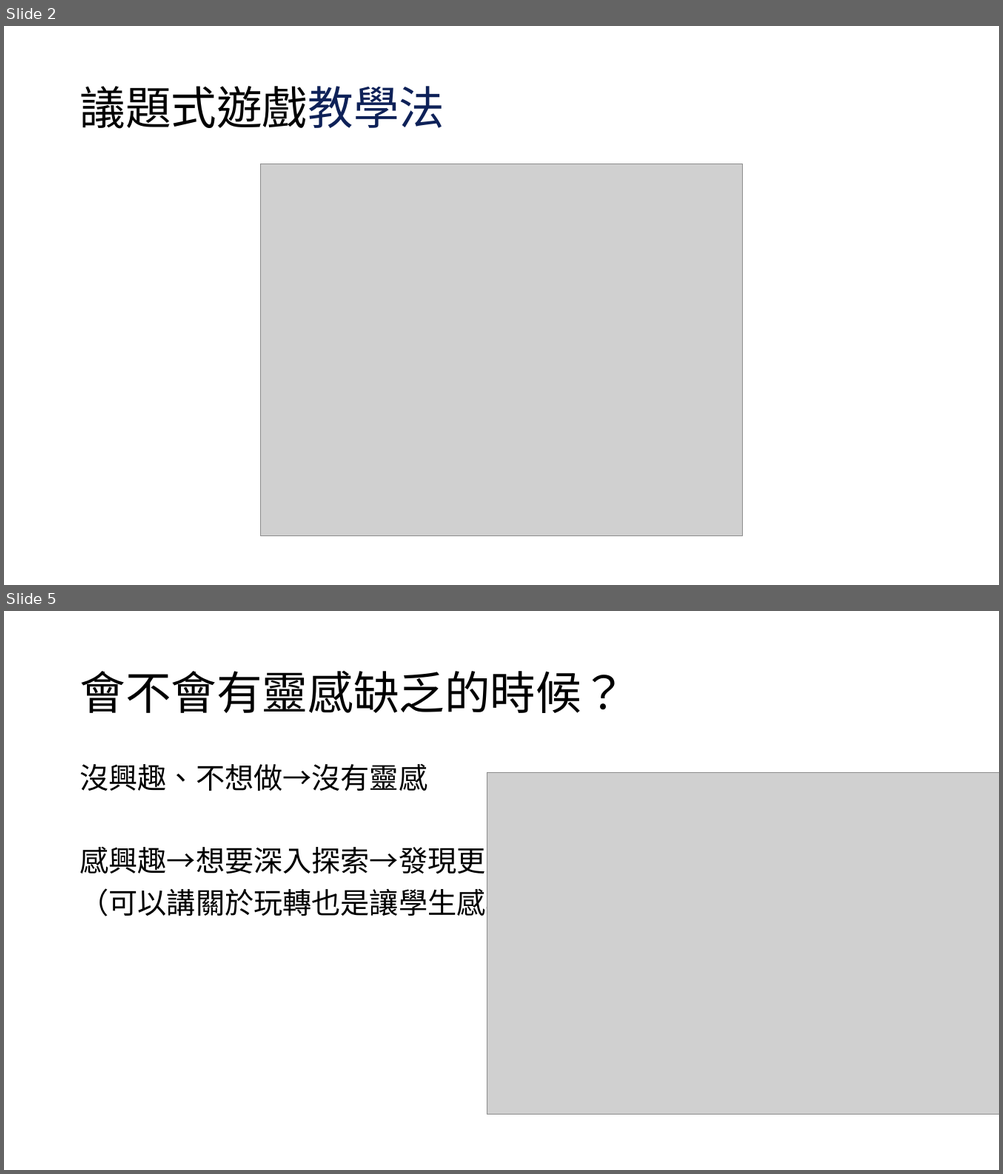
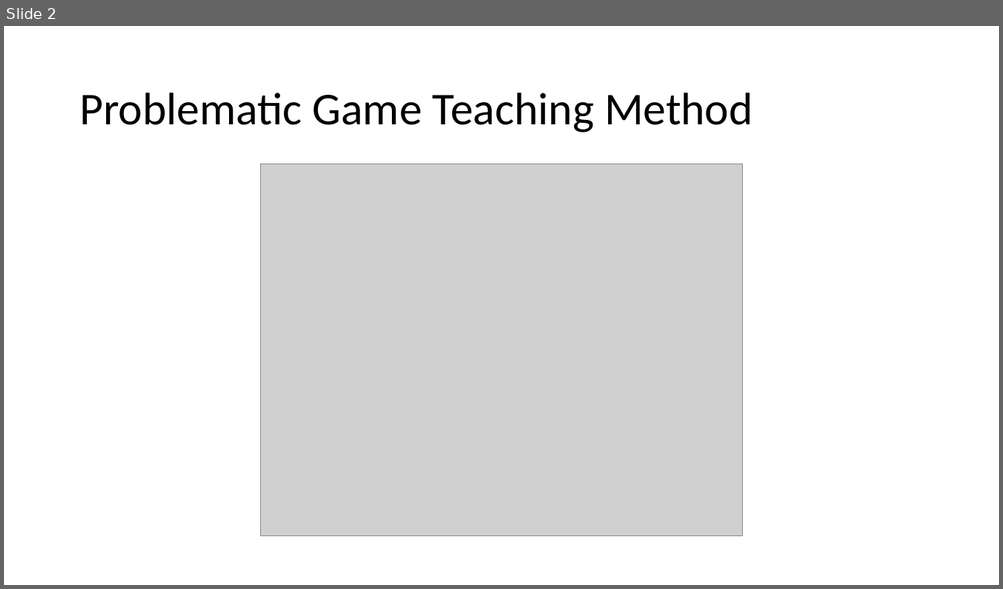
Before and after one commit to Yangbenson/Slide-assistant, a slide deck: PP_samples/sample.pptx. Shown one above the other, each under a label of ours: slides 2 and 5 before the commit, slide 2 after it; the slides between them are not shown. The pictures are 1003x1174 and 1003x589 pixels, drawn with LibreOffice and Linux fonts; fonts in the diff are those of the drawing; grey boxes stand for pictures. Boxes give left, top, right and bottom in pixels: in the first picture for what was removed or moved away, otherwise in the second. Text is boxed around its words. In the diff, an @@ line names an element or a change of style, - is before the commit and + after.

```diff
--- a/PP_samples/sample.pptx
+++ b/PP_samples/sample.pptx
@@ slide 5 removed at <box>4,611,999,1170</box>, background #FFFFFF @@
@@ title removed at <box>79,671,626,713</box> @@
-會不會有靈感缺乏的時候？
@@ text removed at <box>79,764,745,922</box> @@
-沒興趣、不想做→沒有靈感
-感興趣→想要深入探索→發現更多東西
-（可以講關於玩轉也是讓學生感興趣接著引起動機）
@@ picture removed at <box>486,773,999,1116</box> @@
@@ slide 2 changed as well @@
@@ title at <box>79,93,753,133</box>: text changed @@
-議題式遊戲教學法
+Problematic Game Teaching Method
```
Also in this commit, not shown: 6 other slides changed, 5 slides added, 4 other slides removed, 9 other files.
